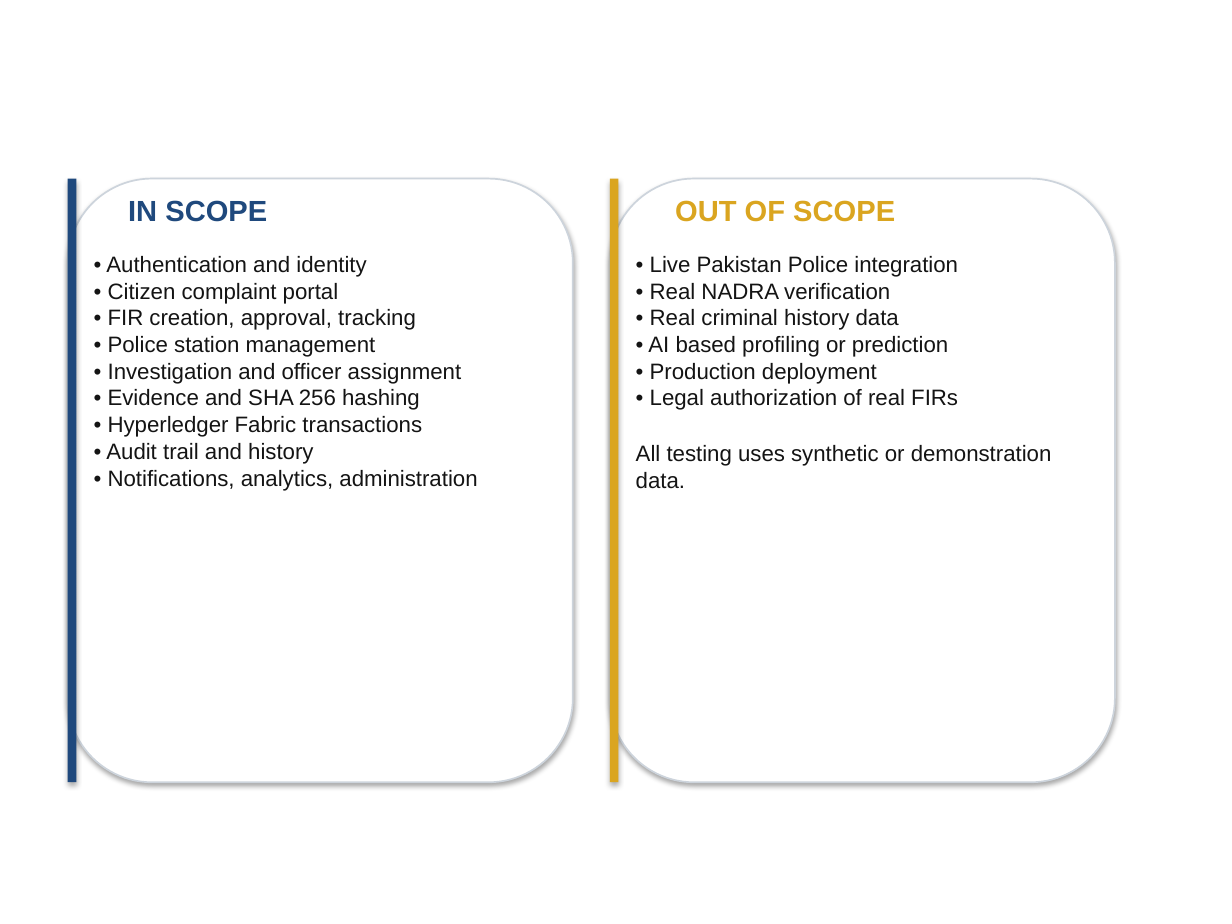
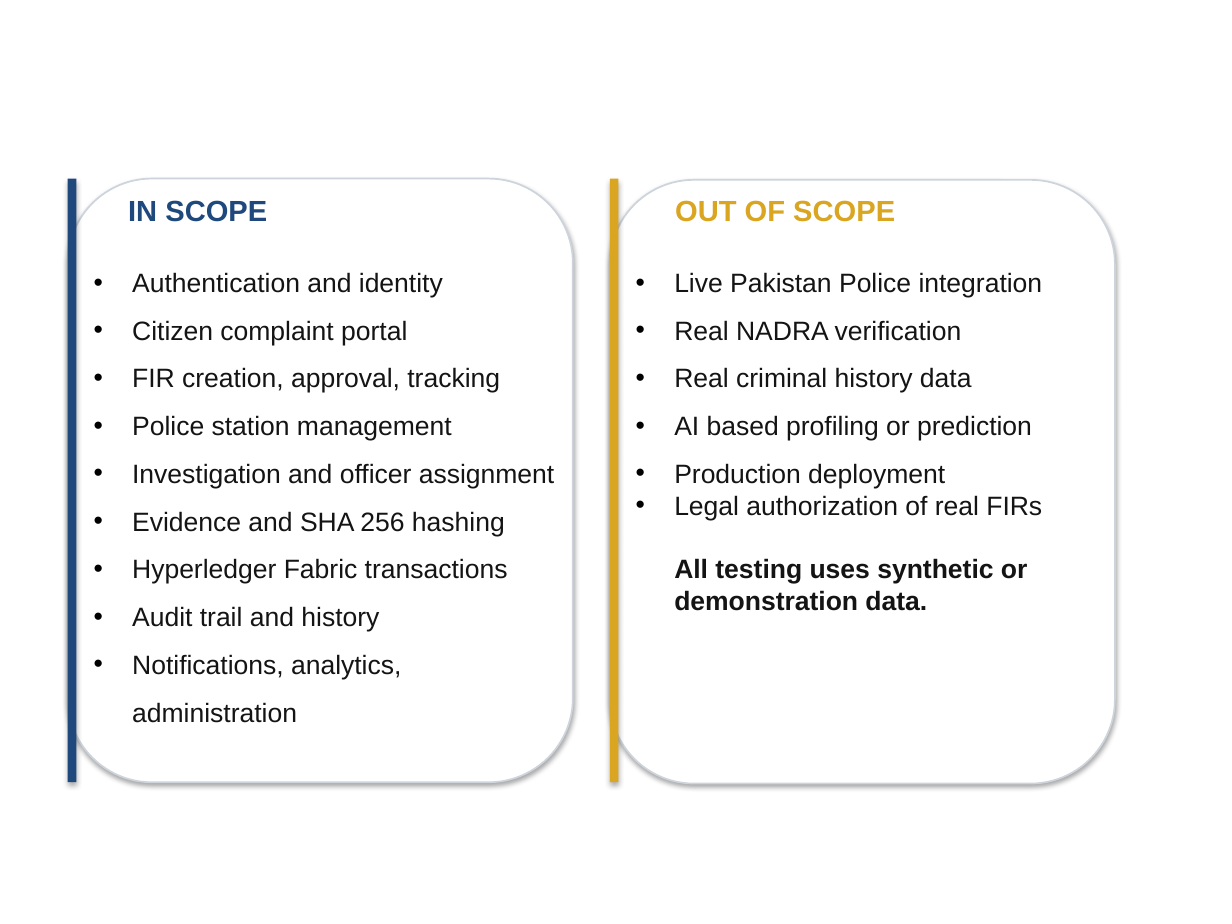
Before and after one commit to Sharaiz333/FYPBSCS_Digital-FIR-blockchain_2026, a slide deck: slide 17 of Final_Digital_FIR_Final_FYP_Presentation.pptx (slide 16 before the commit). Drawn at 1232x924 pixels with LibreOffice and Linux fonts; fonts in the diff are those of the drawing; background and template pictures are left out. Boxes give left, top, right and bottom in pixels: in the first picture for what was removed or moved away, otherwise in the second. Text is boxed around its words. In the diff, an @@ line names an element or a change of style, - is before the commit and + after.

```diff
--- a/Final_Digital_FIR_Final_FYP_Presentation.pptx
+++ b/Final_Digital_FIR_Final_FYP_Presentation.pptx
@@ text at (x1=132, y1=272, x2=554, y2=723): text changed; size 13 to 15.5 pt @@
-• Authentication and identity
-• Citizen complaint portal
-• FIR creation, approval, tracking
-• Police station management
-• Investigation and officer assignment
-• Evidence and SHA 256 hashing
-• Hyperledger Fabric transactions
-• Audit trail and history
-• Notifications, analytics, administration
+• Authentication and identity
+• Citizen complaint portal
+• FIR creation, approval, tracking
+• Police station management
+• Investigation and officer assignment
+• Evidence and SHA 256 hashing
+• Hyperledger Fabric transactions
+• Audit trail and history
+• Notifications, analytics, administration
@@ text at (x1=674, y1=272, x2=1043, y2=611): text changed; size 13 to 15.5 pt @@
-• Live Pakistan Police integration
-• Real NADRA verification
-• Real criminal history data
-• AI based profiling or prediction
-• Production deployment
-• Legal authorization of real FIRs
-All testing uses synthetic or demonstration data.
+• Live Pakistan Police integration
+• Real NADRA verification
+• Real criminal history data
+• AI based profiling or prediction
+• Production deployment
+• Legal authorization of real FIRs
+  All testing uses synthetic or demonstration data.
```
Also in this commit, not shown: 13 other slides changed, 1 slide added, 3 other files.
